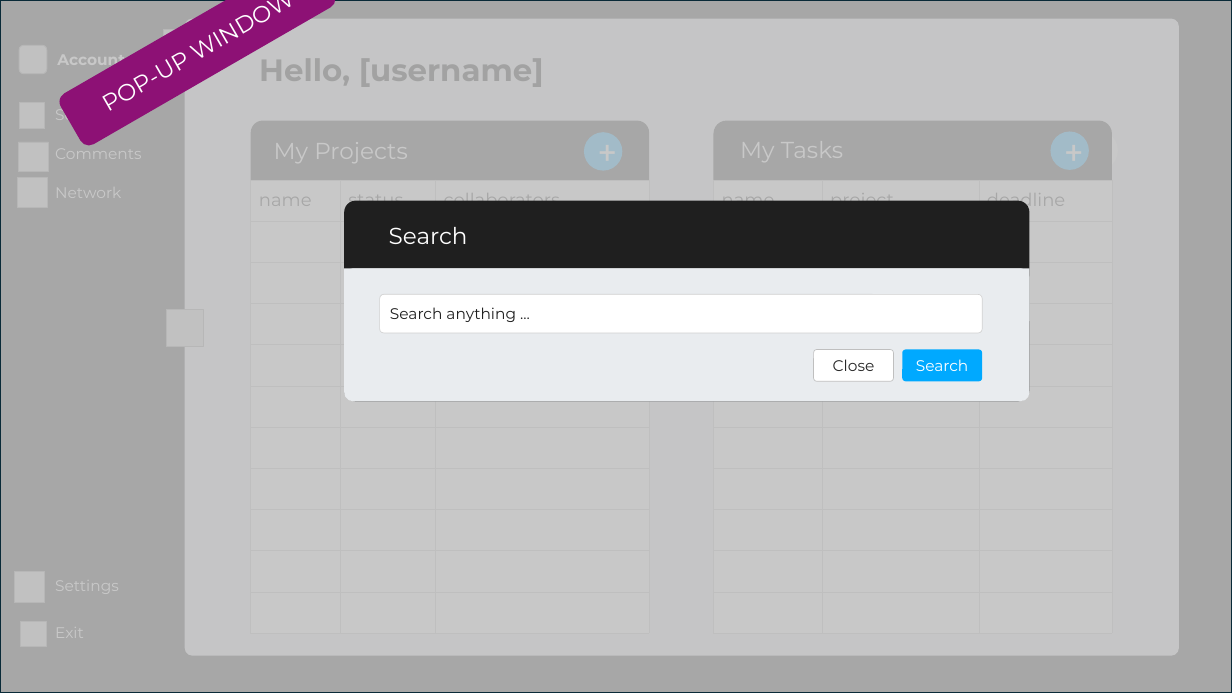
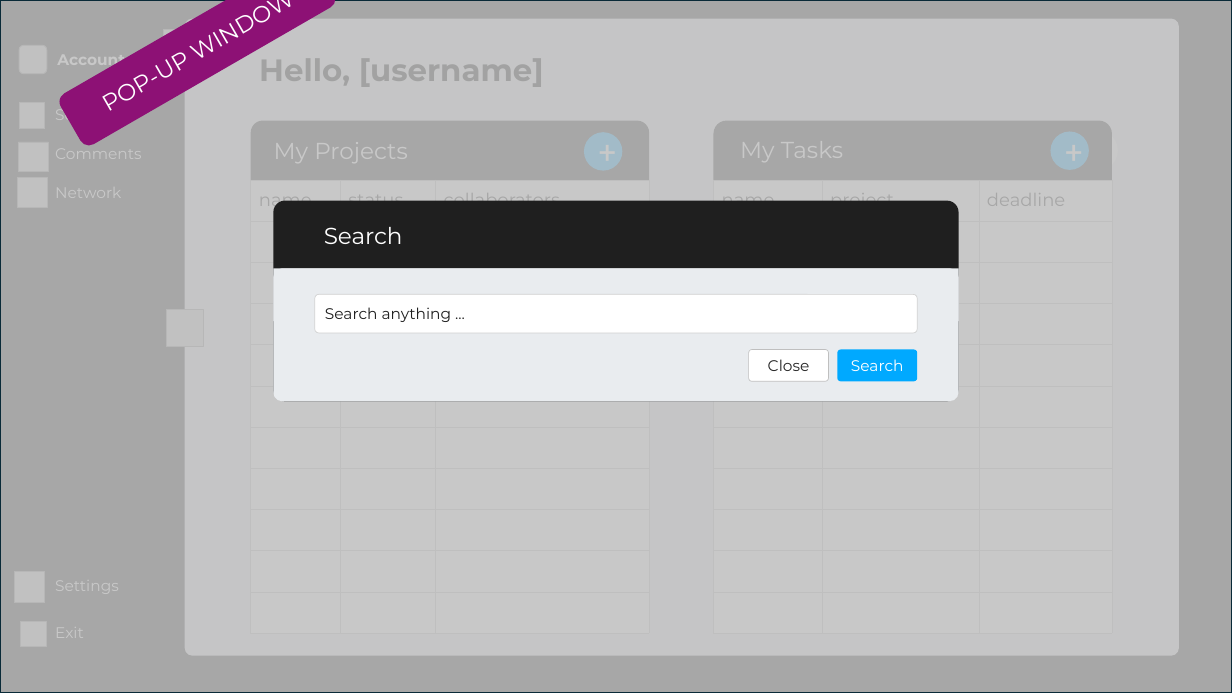
Before and after one commit to oiivantsov/porject-manager, a slide deck: slide 6 of frontend/uidesign.pptx (slide 5 before the commit). Drawn at 1232x693 pixels with LibreOffice and Linux fonts; fonts in the diff are those of the drawing; grey boxes stand for pictures. Boxes give left, top, right and bottom in pixels: in the first picture for what was removed or moved away, otherwise in the second. Text is boxed around its words. In the diff, an @@ line names an element or a change of style, - is before the commit and + after.

```diff
--- a/frontend/uidesign.pptx
+++ b/frontend/uidesign.pptx
@@ 2 rounded rectangles, 1 rectangle: place and size @@
-2 rounded rectangles, 1 rectangle at (345,201,1031,401)
+2 rounded rectangles, 1 rectangle at (274,201,959,401)
@@ 3 rounded rectangles, 1 text: place and size @@
-3 rounded rectangles, 1 text at (380,227,982,381)
+3 rounded rectangles, 1 text at (315,227,918,381)
```
Also in this commit, not shown: 6 other slides changed.
